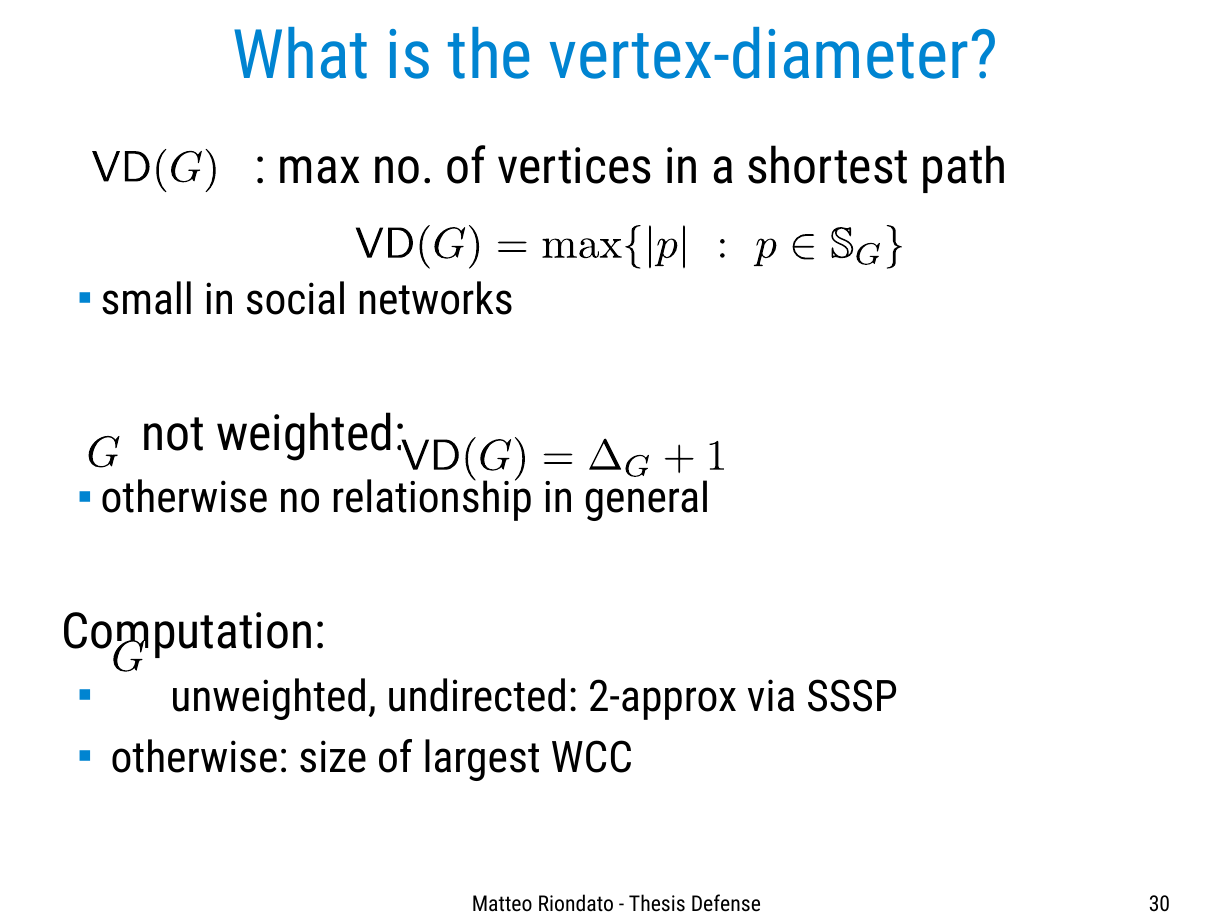
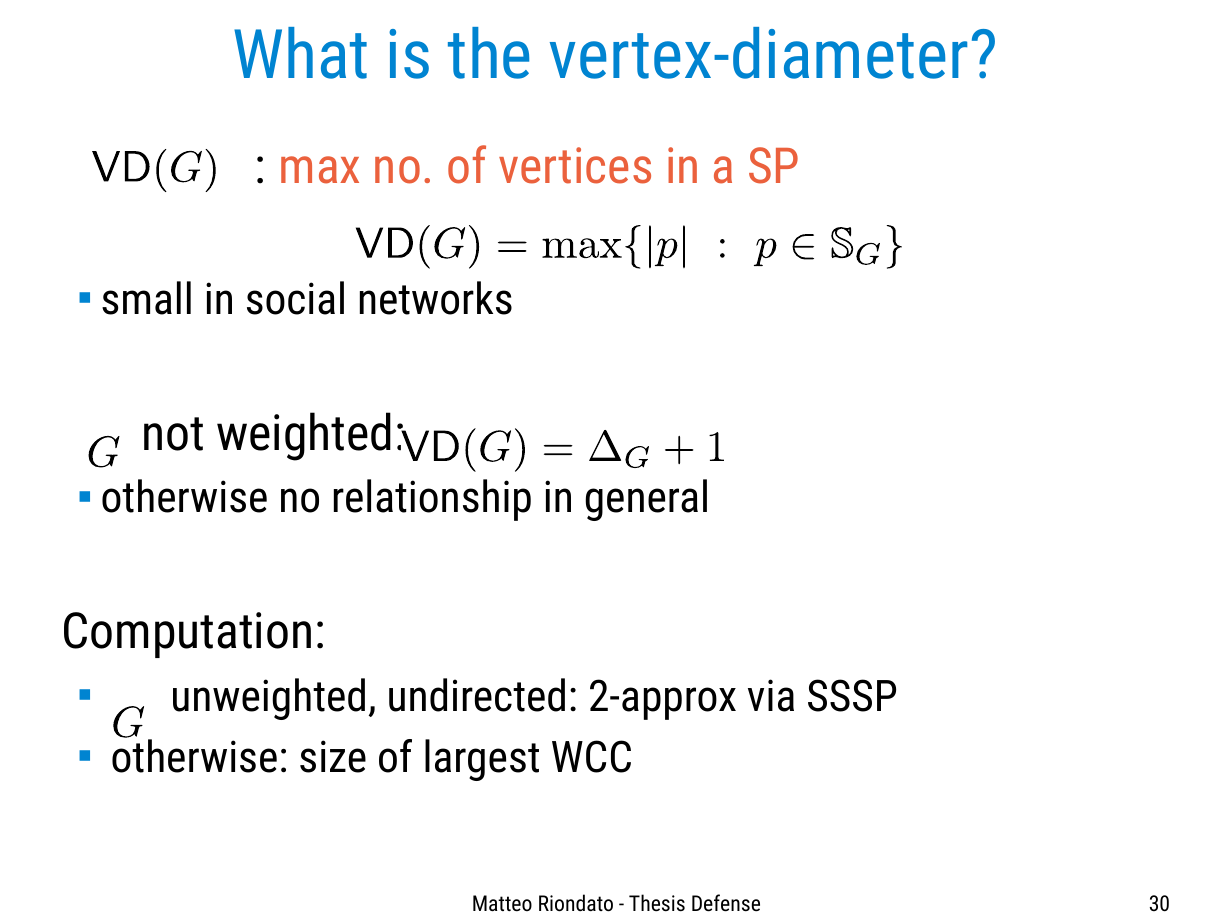
Before and after one commit to ZhizhongIsaacChen/dissertation, a slide deck: slide 30 of defense/Defense-talk.odp. Drawn at 1232x924 pixels with LibreOffice and Linux fonts; fonts in the diff are those of the drawing. Boxes give left, top, right and bottom in pixels: in the first picture for what was removed or moved away, otherwise in the second. Text is boxed around its words. In the diff, an @@ line names an element or a change of style, - is before the commit and + after.

```diff
--- a/defense/Defense-talk.odp
+++ b/defense/Defense-talk.odp
@@ text at <box>279,145,800,184</box>: text changed; text colour #000000 to #EB613D @@
-: max no. of vertices in a shortest path
+: max no. of vertices in a SP
@@ 10 freeform shapes: place and size @@
-10 freeform shapes at <box>401,437,728,481</box>
+10 freeform shapes at <box>401,428,728,472</box>
@@ freeform shape: place and size @@
-freeform shape at <box>710,440,724,470</box>
+freeform shape at <box>710,433,724,462</box>
@@ freeform shape: place and size @@
-freeform shape at <box>111,642,145,672</box>
+freeform shape at <box>111,708,145,738</box>
@@ freeform shape: place and size @@
-freeform shape at <box>113,641,144,672</box>
+freeform shape at <box>113,707,144,738</box>
```
Also in this commit, not shown: 26 other slides changed.
